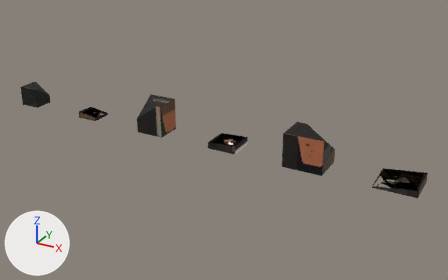
Before and after pictures for a commit that changed the glTF model src/assets/battle/city/classical-monsoon-houses-damage.glb.
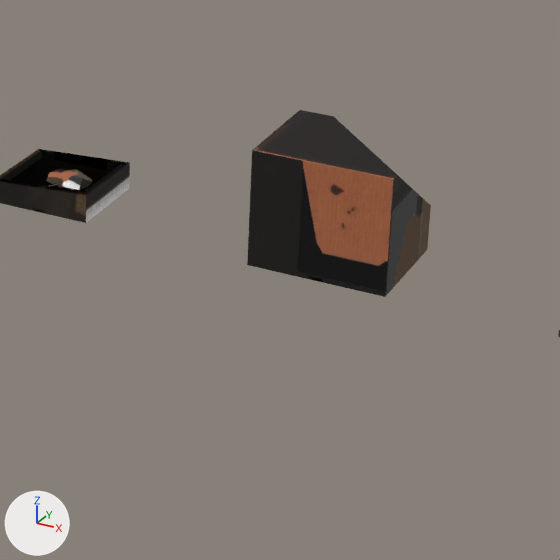
The first picture shows the older version from a 50 mm camera at (18.45, -17.47, 8.95) aimed at (8.68, 0.31, 0.06). The close-ups show the older and then the newer version on the part from 47% to 83% of the width and 32% to 90% of the height of that picture. Only the edits that show in the close-ups are written down. The lights are fixed; the arrows at lower left show +X, +Y and +Z. Where no turn or scale is listed for an object, it has been applied to the vertices. Vertices at exactly the same position are counted once.
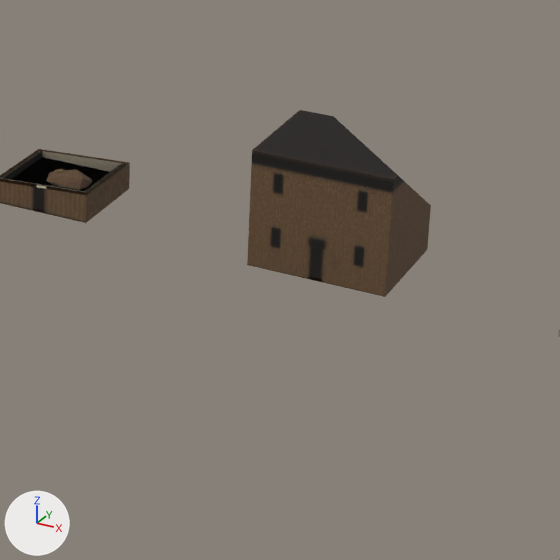
Edits to the bpy script that builds the scene:
```text
Change mat_town:
    where n3 = _N.new('ShaderNodeMapping'); n3.name = 'Mapping'
    n3.inputs[1].default_value: (0.0008, -13.98, 0.0) -> (0.0008, -13.96, 0.0)  # 'Location'
    n3.inputs[3].default_value: (15.9, 14.97, 1.0) -> (15.98, 14.96, 1.0)  # 'Scale'
Change me_mesh_3:
    used by ob_mesh_3; location = (8.31, 0.57, 0.0)
    remove me_mesh_3.from_pydata(...)  # 288 vertices, 460 faces; spans x 0.19..1.19, y -1.045..-0.125, z 0.0..0.302
    add me_mesh_3.from_pydata(...)  # 620 vertices, 646 faces; spans x 0.19..1.19, y -1.045..-0.125, z 0.0..0.302
    me_mesh_3 part 1: 300 vertices added at x 0.19..1.19, y -1.045..-0.125, z 0.004..0.302
    me_mesh_3 part 2: 444 kept faces spanning x 0.19..1.19, y -1.045..-0.125, z 0.0..0.302 get new texture (UV) coordinates
    other edits to the shape of me_mesh_3 do not show in these pictures
Change me_mesh_5:
    where me_mesh_5.from_pydata(...)  # 24 vertices, 36 faces; spans x 0.16..1.22, y -1.045..-0.095, z 0.0..0.304
    used by ob_mesh_5; location = (8.31, 0.57, 0.0)
    me_mesh_5 part 3: texture (UV) coordinates of 36 of 36 faces, centred in x 0.16..1.22, y -1.045..-0.095, z 0.0..0.201, changed; they spanned u 0.0..0.06, v 0.94..1.0 and now span u 0.01..0.06, v 0.94..1.0
Change me_mesh_14:
    where me_mesh_14.from_pydata(...)  # 38 vertices, 62 faces; spans x 0.0..1.38, y -1.14..0.0, z 0.0..1.186
    used by ob_mesh_14; location = (11.31, 0.57, 0.0)
    me_mesh_14 part 4: texture (UV) coordinates of 59 of 62 faces, centred in x 0.0..1.38, y -1.14..0.0, z 0.0..1.082, changed; they spanned u 0.0..0.06, v 0.94..1.0 and now span u 0.0..0.06, v 0.94..1.0
```

Changed parts and their boxes [x1, y1, x2, y2] in the close-ups (560 x 560 px):
'Mesh_14', surface changed: [247, 125, 425, 297] in both
'Mesh_5', surface changed: [0, 149, 130, 223] in both
'Mesh_3', surface changed, reshaped: [0, 150, 126, 213] in both
'Mesh_12', surface changed: [308, 277, 322, 282] in both
part 1 of me_mesh_3, added (brown): after [0, 151, 125, 192]
part 2 of me_mesh_3, surface changed: [0, 150, 126, 213] in both
part 4 of me_mesh_14, surface changed: [247, 150, 425, 297] in both
